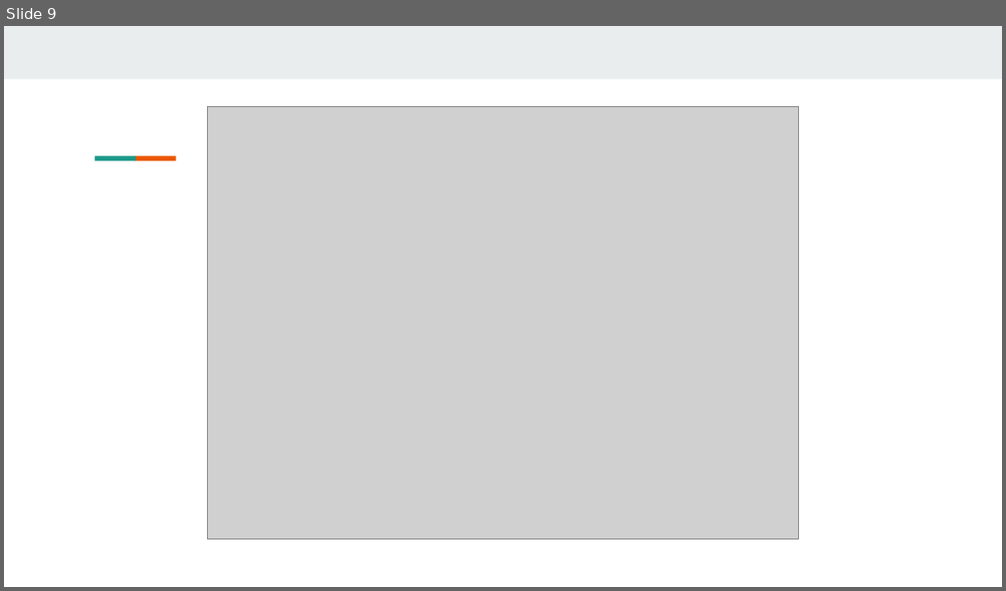
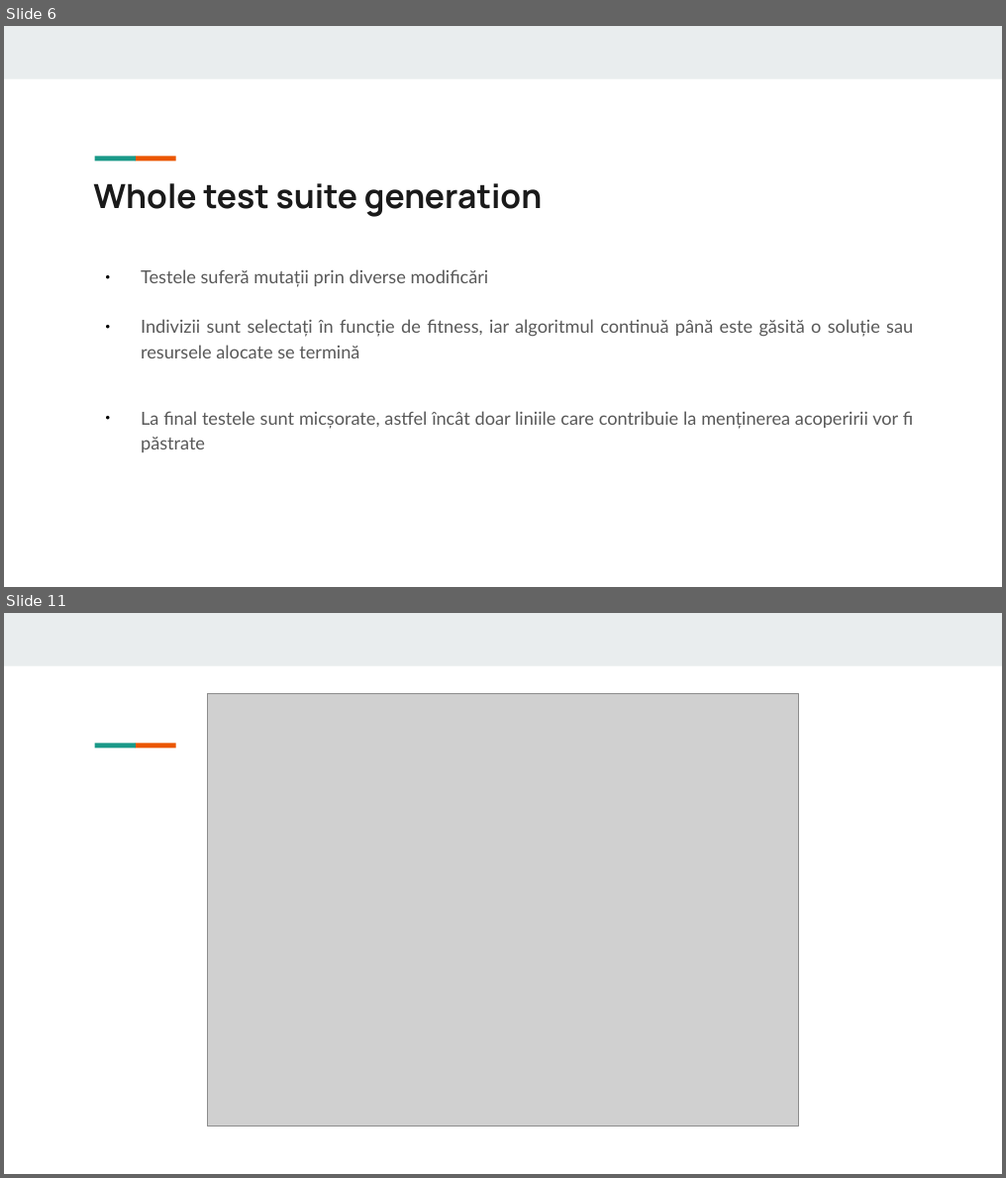
Before and after one commit to Alecsandu/EvoSuite_Demo, a slide deck: prezentare/EvoSuite.odp. Shown one above the other, each under a label of ours: slide 9 before the commit, slides 6 and 11 after it; the slides between them are not shown. The pictures are 1006x591 and 1006x1178 pixels, drawn with LibreOffice and Linux fonts; fonts in the diff are those of the drawing; grey boxes stand for pictures. Boxes give left, top, right and bottom in pixels: in the first picture for what was removed or moved away, otherwise in the second. Text is boxed around its words. In the diff, an @@ line names an element or a change of style, - is before the commit and + after.

```diff
--- a/prezentare/EvoSuite.odp
+++ b/prezentare/EvoSuite.odp
@@ slide 6 added at (4, 26, 1002, 587), background #FFFFFF; not listed: 3 template elements that a slide beside it also shows @@
@@ title added at (93, 183, 542, 217), 24.1 pt, text #1A1A1A, bold @@
+Whole test suite generation
@@ text added at (141, 270, 913, 453), 13 pt, text #595959 @@
+● Testele suferă mutații prin diverse modificări
+● Indivizii sunt selectați în funcție de fitness, iar algoritmul continuă până este găsită o soluție sau resursele alocate se termină
+● La final testele sunt micșorate, astfel încât doar liniile care contribuie la menținerea acoperirii vor fi păstrate
@@ what was slide 9 is now slide 11 @@
```
Also in this commit, not shown: 3 slides changed, 8 other slides added, 6 slides removed.
